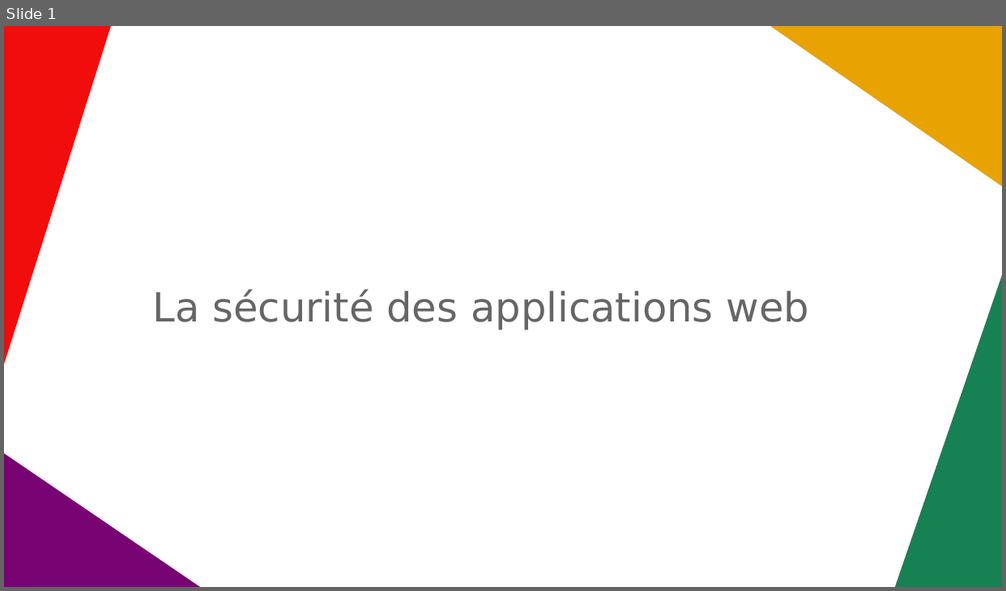
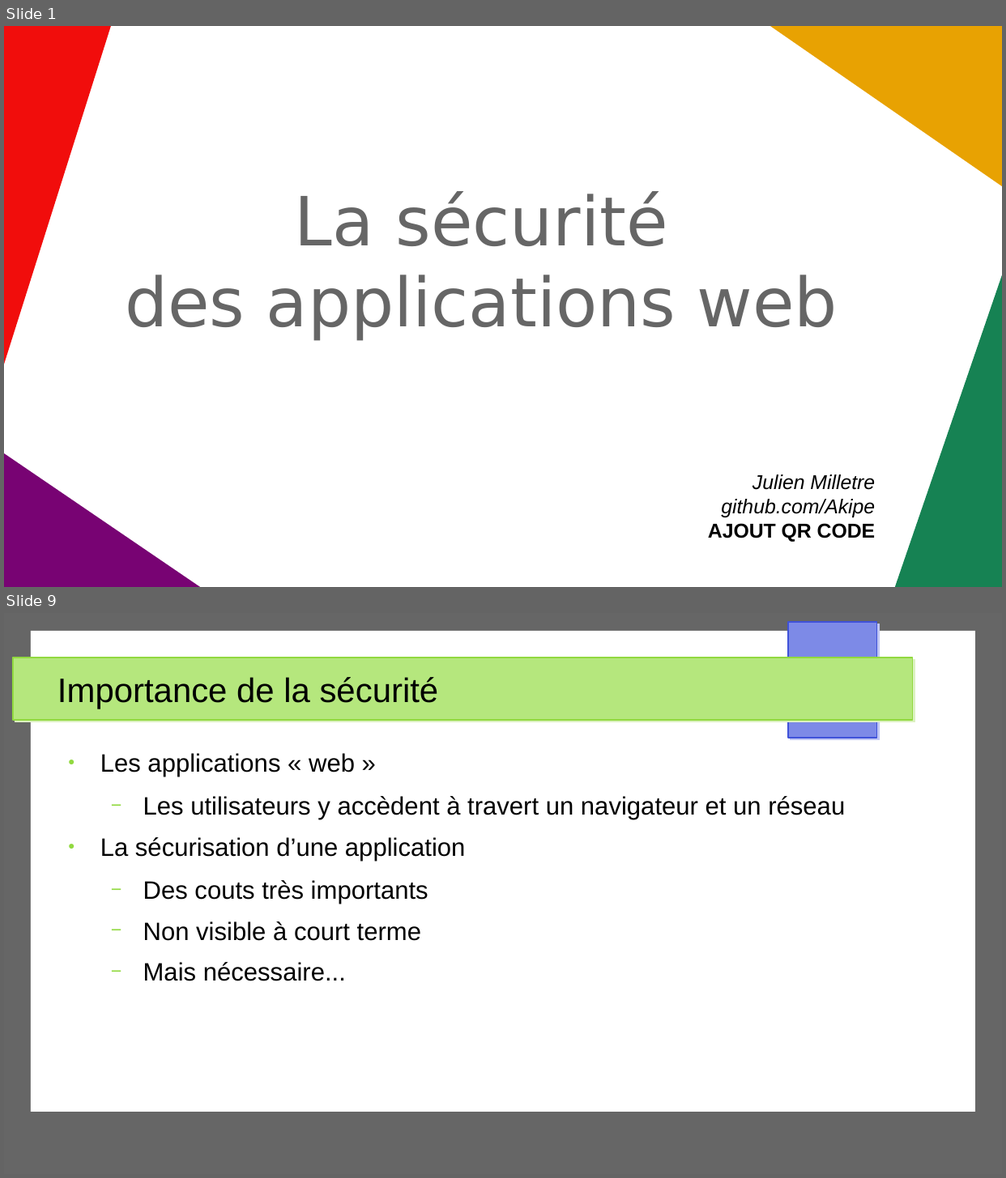
Before and after one commit to Akipe/abc_2105, a slide deck: other/presentations/securite_app_web/presentation_securite_app_web_v2.odp. Shown one above the other, each under a label of ours: slide 1 before the commit, slides 1 and 9 after it; the slides between them are not shown. The pictures are 1006x591 and 1006x1178 pixels, drawn with LibreOffice and Linux fonts; fonts in the diff are those of the drawing. Boxes give left, top, right and bottom in pixels: in the first picture for what was removed or moved away, otherwise in the second. Text is boxed around its words. In the diff, an @@ line names an element or a change of style, - is before the commit and + after.

```diff
--- a/other/presentations/securite_app_web/presentation_securite_app_web_v2.odp
+++ b/other/presentations/securite_app_web/presentation_securite_app_web_v2.odp
@@ slide 9 added at [4, 613, 1002, 1174], background #FFFFFF @@
@@ rectangle added at [4, 613, 1002, 1174], fill #666666 @@
@@ rectangle added at [32, 631, 976, 1112], fill #FFFFFF @@
@@ rectangle added at [788, 622, 877, 738], fill #7D8AE7, outline #3F52D9 0.85 pt @@
@@ rectangle added at [13, 658, 913, 720], fill #B5E77D, outline #91D93F 0.85 pt @@
@@ title added at [57, 677, 439, 709], 27 pt, text #000000 @@
+Importance de la sécurité
@@ text added at [100, 753, 845, 982], 20 pt, text #000000 @@
+● Les applications « web »
+  − Les utilisateurs y accèdent à travert un navigateur et un réseau
+● La sécurisation d’une application
+  − Des couts très importants
+  − Non visible à court terme
+  − Mais nécessaire...
@@ slide 1 changed as well @@
@@ subtitle at [125, 191, 837, 340]: text changed; size 32 to 54 pt @@
-La sécurité des applications web
+La sécurité
+des applications web
@@ text added at [708, 475, 876, 542], 16 pt, text #000000, italic @@
+Julien Milletre
+github.com/Akipe
+AJOUT QR CODE
```
Also in this commit, not shown: 1 other slide changed, 16 other slides added, 1 slide removed, 8 other files.
